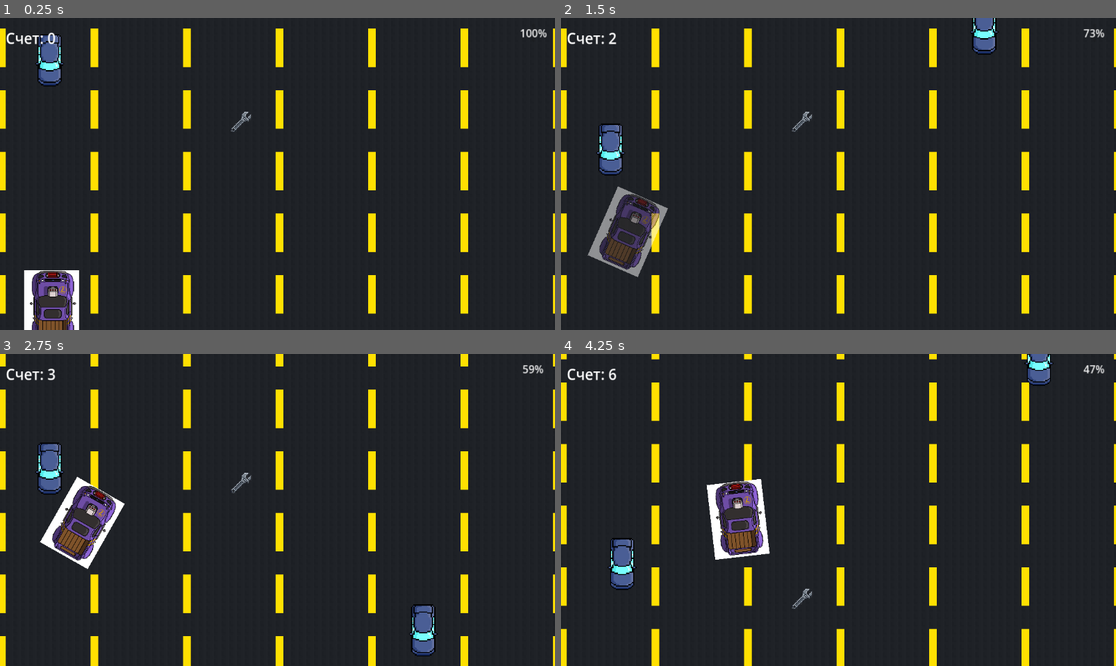
Above: before the commit, frames 1-4 (two rows, left to right).
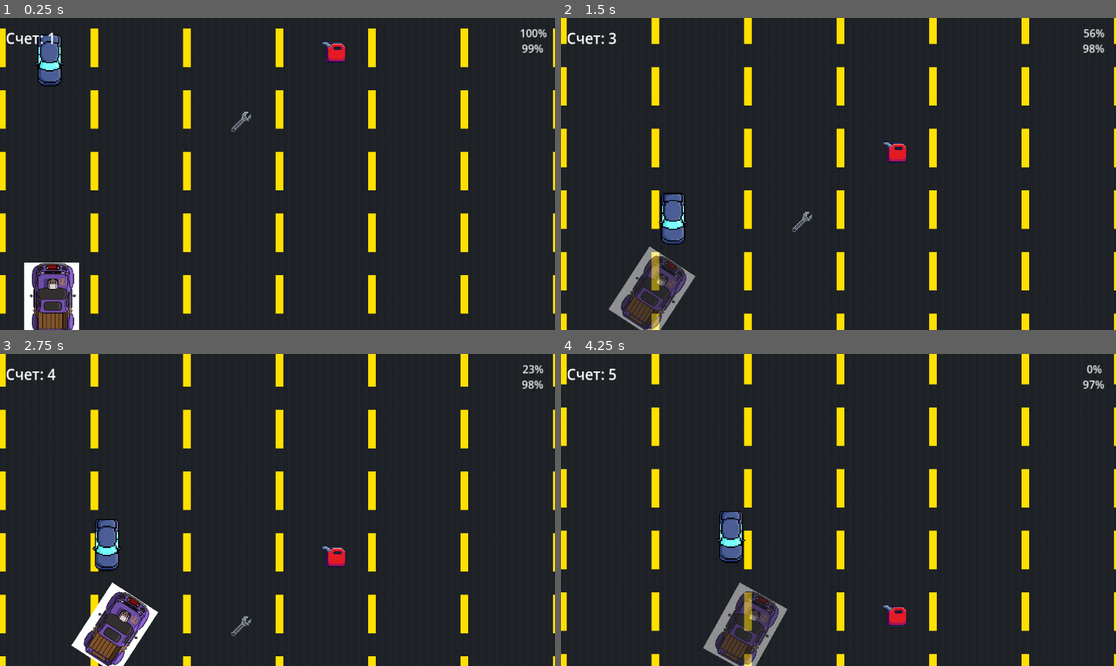
Above: after the commit, the same moments.

Repository: zar1xxx/Game
Game: Godot game, scene res://scenes/node_2d.tscn
Two runs of this game, one before a commit and one after it. Both use one fixed random seed, a clock stepped at 60 frames per second and the inputs below.
Inputs:
- Up to frame 1 (0.25 s): no input
- Up to frame 2 (1.5 s): hold Right (ui_right) 0.53-1.28 s; hold Left (ui_left) from 1.28 s (still down)
- Up to frame 3 (2.75 s): release Left (ui_left) at 2.03 s; hold Right (ui_right) from 2.03 s (still down)
- Up to frame 4 (4.25 s): release Right (ui_right) at 3.53 s; hold Left (ui_left) from 3.53 s (still down)

The runs differ from the first frame. In frame 1, 1.5% of the frame differs, in the area x 4-98%, y 4-100%; in frame 2, 12%, in the area x 0-100%, y 0-100%; in frame 3, 12%; in frame 4, 12%.

Commit message:
второй коммит Добавление канистр с топливом и обновление игровой логики
- Добавлен новый игровой объект FuelCan (сцена, скрипт и спрайт)
- Обновлен скрипт Spawner.gd для генерации канистр наряду с врагами
- Добавлена логика взаимодействия персонажа (moveCharacter.gd) с канистрами
- Скорректирована работа ScoreCounter.gd и логика движения/камеры для поддержки новой механики

Diff:
--- a/scenes/EnemyCar.tscn
+++ b/scenes/EnemyCar.tscn
@@ -8,8 +8,6 @@
 
 [node name="EnemyCar" type="CharacterBody2D"]
 script = ExtResource("1_4c8y7")
-max_speed = 400.0
-acceleration = 100.0
 
 [node name="Pngegg2" type="Sprite2D" parent="."]
 position = Vector2(506, 322)
--- /dev/null
+++ b/scenes/FuelCan.tscn
@@ -0,0 +1,19 @@
+[gd_scene load_steps=4 format=3 uid="uid://dh5l4g3udulvn"]
+
+[ext_resource type="Script" uid="uid://v8prwe26v88y" path="res://scripts/FuelCan.gd" id="1_iomyr"]
+[ext_resource type="Texture2D" uid="uid://bvws0alwlkqaf" path="res://sprites/Bez_nazvania34_20261012220151.png" id="1_j6b46"]
+
+[sub_resource type="RectangleShape2D" id="RectangleShape2D_iomyr"]
+size = Vector2(43, 41)
+
+[node name="FuelCan" type="Area2D"]
+script = ExtResource("1_iomyr")
+
+[node name="CollisionShape2D" type="CollisionShape2D" parent="."]
+position = Vector2(39.5, 37.5)
+shape = SubResource("RectangleShape2D_iomyr")
+
+[node name="BezNazvania3420261012220151" type="Sprite2D" parent="."]
+position = Vector2(36, 35)
+scale = Vector2(0.19, 0.19)
+texture = ExtResource("1_j6b46")
--- a/scenes/node_2d.tscn
+++ b/scenes/node_2d.tscn
@@ -9,6 +9,7 @@
 [ext_resource type="PackedScene" uid="uid://chjl8k7ar0njp" path="res://scenes/EnemyCar.tscn" id="7_fws66"]
 [ext_resource type="Script" uid="uid://t8ejfdgxmfx4" path="res://scripts/Spawner.gd" id="8_hh0fu"]
 [ext_resource type="PackedScene" uid="uid://4wiaovh7r4i6" path="res://scenes/Wrench.tscn" id="9_3m5ht"]
+[ext_resource type="PackedScene" uid="uid://dh5l4g3udulvn" path="res://scenes/FuelCan.tscn" id="10_dubn7"]
 
 [sub_resource type="TileSetAtlasSource" id="TileSetAtlasSource_rnjyy"]
 texture = ExtResource("2_4dvvg")
@@ -1988,6 +1989,7 @@
 [node name="CanvasLayer" type="CanvasLayer" parent="."]
 
 [node name="ScoreLabel" type="Label" parent="CanvasLayer"]
+unique_name_in_owner = true
 offset_left = 12.0
 offset_top = 19.0
 offset_right = 52.0
@@ -2004,16 +2006,26 @@
 scale = Vector2(1.36, 1.4)
 value = 90.0
 
+[node name="FuelBar" type="ProgressBar" parent="CanvasLayer"]
+unique_name_in_owner = true
+offset_left = 1104.0
+offset_top = 44.0
+offset_right = 1108.0
+offset_bottom = 71.0
+scale = Vector2(1.4, 1.4)
+value = 10.0
+
 [node name="EnemyCar" parent="." instance=ExtResource("7_fws66")]
 position = Vector2(-399, -327)
 
 [node name="EnemySpawner" type="Node2D" parent="."]
-position = Vector2(-1, 0)
 script = ExtResource("8_hh0fu")
-spawn_offset_y = -500.0
 
 [node name="SpawnTimer" type="Timer" parent="EnemySpawner"]
 autostart = true
 
 [node name="Wrench" parent="." instance=ExtResource("9_3m5ht")]
 position = Vector2(469, 188)
+
+[node name="FuelCan" parent="." instance=ExtResource("10_dubn7")]
+position = Vector2(661, 41)
--- a/scripts/EnemyCar.gd
+++ b/scripts/EnemyCar.gd
@@ -1,8 +1,8 @@
 extends CharacterBody2D
 
 # --- Настройки движения врага ---
-@export var max_speed: float = 800.0
-@export var acceleration: float = 150.0
+@export var max_speed: float = 400.0
+@export var acceleration: float = 100.0
 
 # --- Состояния машины врага ---
 enum States { DRIVING, KNOCKBACK, PAUSED, ACCELERATING }
--- /dev/null
+++ b/scripts/FuelCan.gd
@@ -0,0 +1,24 @@
+extends Area2D
+
+@export var fuel_restore_amount: float = 30.0 # Сколько топлива восстанавливает канистра
+
+func _ready() -> void:
+	body_entered.connect(_on_body_entered)
+
+func _on_body_entered(body: Node2D) -> void:
+	if body.is_in_group("player"):
+		if body.has_method("add_fuel"):
+			body.add_fuel(fuel_restore_amount)
+		queue_free()
+
+func _physics_process(_delta: float) -> void:
+	keep_clean_outside_screen()
+
+func keep_clean_outside_screen() -> void:
+	var camera = get_viewport().get_camera_2d()
+	if camera:
+		var screen_size = get_viewport_rect().size
+		var zoom = camera.zoom
+		var view_height = screen_size.y / zoom.y
+		if global_position.y > camera.global_position.y + (view_height / 2.0) + 200.0:
+			queue_free()
--- a/scripts/ScoreCounter.gd
+++ b/scripts/ScoreCounter.gd
@@ -1,25 +1,25 @@
 extends Node
 
+# Добавляем новый сигнал (Новое!)
+signal score_changed(new_score: int)
+
 @onready var player: CharacterBody2D = get_parent()
-@onready var score_label: Label = get_node("/root/World/CanvasLayer/ScoreLabel") # Убедитесь, что этот путь совпадает с вашей сценой
+@onready var score_label: Label = get_node("/root/World/CanvasLayer/ScoreLabel")
 
 var start_y: float = 0.0
 var max_score: int = 0
 
 func _ready() -> void:
-	# Запоминаем стартовую позицию игрока по вертикали
 	start_y = player.global_position.y
-	# Устанавливаем начальный текст на экране
 	score_label.text = "Счет: 0"
 
 func _process(_delta: float) -> void:
-	# Считаем пройденное расстояние (вверх — это уменьшение Y)
 	var distance = start_y - player.global_position.y
-
-	# Конвертируем пиксели в условные метры (100 пикселей = 1 метр)
 	var current_score = int(distance / 100)
 
-	# Обновляем счетчик только если игрок поднялся выше своего рекорда
 	if current_score > max_score:
 		max_score = current_score
 		score_label.text = "Счет: " + str(max_score)
+
+		# Излучаем сигнал и передаем туда актуальные очки (Новое!)
+		score_changed.emit(max_score)
--- a/scripts/Spawner.gd
+++ b/scripts/Spawner.gd
@@ -1,38 +1,68 @@
 extends Node2D
 
-# Подключаем сцены из папки scenes
 @export var enemy_scene: PackedScene = preload("res://scenes/EnemyCar.tscn")
 @export var wrench_scene: PackedScene = preload("res://scenes/wrench.tscn")
+@export var fuel_scene: PackedScene = preload("res://scenes/FuelCan.tscn") # Путь к канистре
 
-# Шанс появления гаечного ключа (0.2 означает 20% шанс, остальные 80% — враг)
-@export_range(0.0, 1.0) var wrench_spawn_chance: float = 0.2
+# Шансы появления предметов (в сумме должно быть меньше 1.0, остальное — враги)
+@export_range(0.0, 1.0) var wrench_spawn_chance: float = 0.08  # 5% на гаечный ключ
+@export_range(0.0, 1.0) var fuel_spawn_chance: float = 0.15    # 15% на канистру с топливом
+
+# --- НАСТРОЙКА АТАКУЮЩЕГО СПАВНА ---
+@export_range(0.0, 1.0) var target_player_chance: float = 0.4
+
+# --- НАСТРОЙКИ ДИНАМИЧЕСКОЙ СЛОЖНОСТИ ---
+@export var base_spawn_time: float = 1.0
+@export var difficulty_step: float = 0.05
+@export var min_spawn_time: float = 0.4
 
 # Настройки области спавна
-@export var spawn_offset_y: float = -150.0
-@export var road_min_x: float = 200.0
-@export var road_max_x: float = 800.0
+@export var spawn_offset_y: float = -700
+@export var road_min_x: float = -460.0
+@export var road_max_x: float = 600.0
 
 @onready var spawn_timer: Timer = $SpawnTimer
 
+var last_difficulty_milestone: int = 0
+
 func _ready() -> void:
+	spawn_timer.wait_time = base_spawn_time
 	spawn_timer.timeout.connect(_on_spawn_timer_timeout)
 
+	var score_node = %ScoreLabel
+	if score_node and score_node.has_signal("score_changed"):
+		score_node.score_changed.connect(_on_player_score_changed)
+
+func _on_player_score_changed(new_score: int) -> void:
+	var current_milestone = new_score / 20
+	if current_milestone > last_difficulty_milestone:
+		last_difficulty_milestone = current_milestone
+		var new_time = base_spawn_time - (current_milestone * difficulty_step)
+		_update_timer_speed(new_time)
+
+func _update_timer_speed(new_time: float) -> void:
+	var final_time = max(min_spawn_time, new_time)
+	if spawn_timer.wait_time != final_time:
+		spawn_timer.wait_time = final_time
+		print("Сложность повышена! Новый интервал спавна: ", final_time, " сек.")
+
 func _on_spawn_timer_timeout() -> void:
-	# Выбираем случайное число от 0.0 до 1.0, чтобы определить, что заспавнить
 	var rand_value = randf()
+	var object_to_spawn: Node2D = null
+	var is_enemy: bool = false
 
-	var object_to_spawn: Node2D = null
-
-	# Проверяем шанс выпадения ключа
+	# Распределяем шансы появления объектов
 	if rand_value < wrench_spawn_chance and wrench_scene != null:
 		object_to_spawn = wrench_scene.instantiate()
+	elif rand_value < (wrench_spawn_chance + fuel_spawn_chance) and fuel_scene != null:
+		object_to_spawn = fuel_scene.instantiate()
 	elif enemy_scene != null:
 		object_to_spawn = enemy_scene.instantiate()
+		is_enemy = true
 
 	if object_to_spawn == null:
 		return
 
-	# Расчет позиции над верхним краем экрана на основе камеры
 	var camera = get_viewport().get_camera_2d()
 	if not camera:
 		return
@@ -42,11 +72,17 @@
 	var view_height = screen_size.y / zoom.y
 	var top_screen_y = camera.global_position.y - (view_height / 2.0)
 
-	# Задаем случайные координаты
 	var random_x = randf_range(road_min_x, road_max_x)
+
+	# Преследование игрока врагами
+	if is_enemy and randf() < target_player_chance:
+		var players = get_tree().get_nodes_in_group("player")
+		if players.size() > 0:
+			var player_node = players[0] as Node2D
+			if player_node:
+				random_x = player_node.global_position.x
+				random_x = clamp(random_x, road_min_x, road_max_x)
+
 	var spawn_y = top_screen_y + spawn_offset_y
-
 	object_to_spawn.global_position = Vector2(random_x, spawn_y)
-
-	# Спавним в корень уровня
 	get_tree().current_scene.add_child(object_to_spawn)
--- a/scripts/camera.gd
+++ b/scripts/camera.gd
@@ -3,9 +3,17 @@
 @export var player: Node2D # Перетащите игрока в это поле в инспекторе
 @export var smooth_speed: float = 100.0
 
+# --- НАСТРОЙКА СМЕЩЕНИЯ ИГРОКА (Новое!) ---
+# Чем больше это число, тем ниже будет находиться машина игрока на экране.
+# По умолчанию поставим 300 пикселей (настройте под свой экран).
+@export var camera_offset_y: float = 220.0
+
 func _physics_process(delta: float) -> void:
 	if player:
-		# Проверяем, поднялся ли игрок выше текущей позиции камеры
-		if player.global_position.y< global_position.y:
-			# Плавно двигаем камеру вверх к игроку
-			global_position.y = lerp(global_position.y, player.global_position.y, smooth_speed * delta)
+		# Целевая позиция камеры должна быть выше игрока на величину смещения
+		var target_y = player.global_position.y - camera_offset_y
+
+		# Проверяем, поднялся ли игрок выше текущей точки фокуса камеры
+		if target_y < global_position.y:
+			# Плавно двигаем камеру вверх к целевой позиции
+			global_position.y = lerp(global_position.y, target_y, smooth_speed * delta)
--- a/scripts/moveCharacter.gd
+++ b/scripts/moveCharacter.gd
@@ -1,5 +1,11 @@
 extends CharacterBody2D
 
+# --- Настройки топлива (Добавить в начало скрипта к переменным) ---
+@export var max_fuel: float = 100.0
+@export var fuel_consumption_rate: float = 10.0 # Базовый расход топлива в секунду
+@onready var fuel_bar: ProgressBar = %FuelBar
+
+var current_fuel: float = 100.0
 # --- Настройки движения ---
 @export var max_speed: float = 3000.0      # Максимальная скорость
 @export var acceleration: float = 200.0   # Постоянное ускорение в секунду
@@ -36,6 +42,11 @@
 	if health_bar:
 		health_bar.max_value = max_health
 		health_bar.value = current_health
+
+	current_fuel = max_fuel
+	if fuel_bar:
+		fuel_bar.max_value = max_fuel
+		fuel_bar.value = current_fuel
 
 
 
@@ -61,10 +72,24 @@
 		pass
 
 
-	# 4. Физика движения и дрифта
+		# 4. Физика движения и дрифта (Доработано: мягкая потеря скорости в повороте)
 	var forward_velocity = -transform.y * current_speed
 	velocity = velocity.lerp(forward_velocity, braking_friction * delta * 10)
-	current_speed = velocity.dot(-transform.y)
+
+	# Вычисляем физическую скорость с учетом угла заноса
+	var drift_speed = velocity.dot(-transform.y)
+
+	# --- НАСТРОЙКА ПЛАВНОСТИ (Новое) ---
+	# Коэффициент удержания скорости: 0.0 — скорость вообще не падает, 1.0 — падает как раньше.
+	# Значение 0.3 означает, что машина потеряет лишь 30% от стандартного падения скорости.
+	var turn_resistance: float = 0.5
+
+	# Плавно смешиваем полную текущую скорость и скорость с учетом заноса
+	var calculated_speed = lerp(current_speed, drift_speed, turn_resistance)
+
+	# Записываем результат, не позволяя скорости уйти в минус
+	current_speed = max(0.0, calculated_speed)
+
 
 	# 5. Встроенный метод Godot для перемещения с учетом коллизий
 	move_and_slide()
@@ -74,6 +99,31 @@
 
 	# 7. Ограничение движения границами камеры
 	keep_inside_camera()
+
+	# Расход топлива зависит от текущей скорости машины
+	# Если машина стоит (скорость 0), топливо не тратится. Если едет — тратится пропорционально скорости.
+	if current_speed > 0:
+		var speed_factor = current_speed / max_speed
+		current_fuel -= fuel_consumption_rate * speed_factor * delta
+		current_fuel = clamp(current_fuel, 0.0, max_fuel)
+
+		if fuel_bar:
+			fuel_bar.value = current_fuel
+
+		if current_fuel <= 0.0:
+			out_of_fuel()
+
+func out_of_fuel() -> void:
+	print("Топливо закончилось!")
+	current_speed = 0.0
+	velocity = Vector2.ZERO
+
+func add_fuel(amount: float) -> void:
+	current_fuel += amount
+	current_fuel = clamp(current_fuel, 0.0, max_fuel)
+	if fuel_bar:
+		fuel_bar.value = current_fuel
+	print("Топливо пополнено на: ", amount, " литров!")
 
 func get_input() -> void:
 	steer_direction = 0.0
Not shown: 1 places in scenes/node_2d.tscn that only renumber resources
Not shown, added: scripts/FuelCan.gd.uid
Binary file added: sprites/Bez_nazvania34_20261012220151.png
Not shown, added: sprites/Bez_nazvania34_20261012220151.png.import
